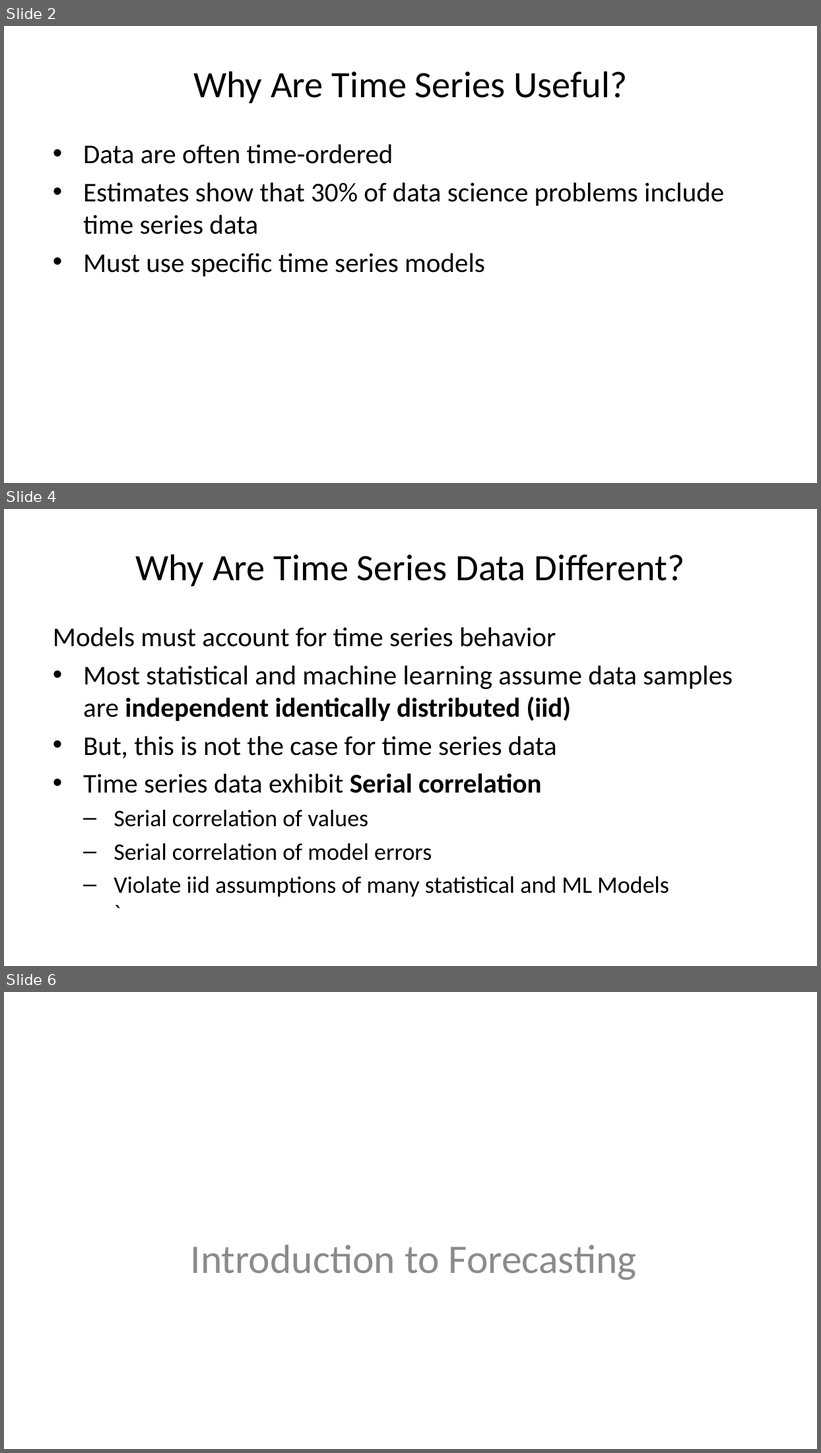
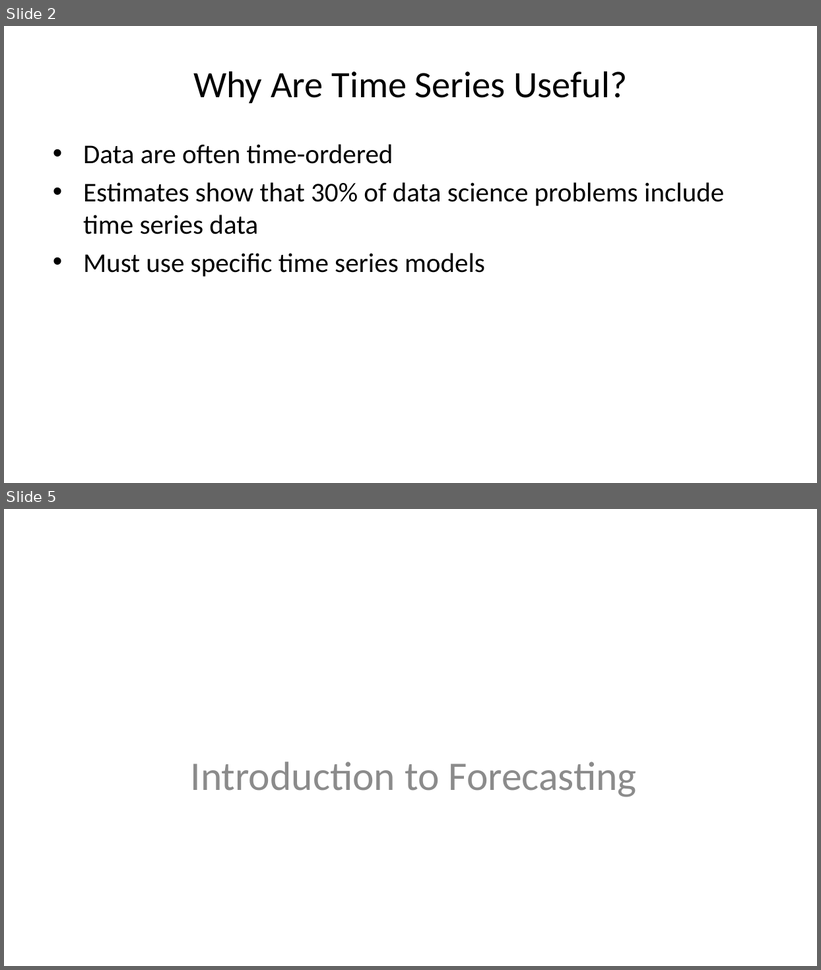
Before and after one commit to StephenElston/CSCI-E-83, a slide deck: LectureSlides/13_BasicTimeSeriesModels.pptx. Shown one above the other, each under a label of ours: slides 2, 4 and 6 before the commit, slides 2 and 5 after it; the slides between them are not shown. The pictures are 821x1453 and 821x970 pixels, drawn with LibreOffice and Linux fonts; fonts in the diff are those of the drawing. Boxes give left, top, right and bottom in pixels: in the first picture for what was removed or moved away, otherwise in the second. Text is boxed around its words. In the diff, an @@ line names an element or a change of style, - is before the commit and + after.

```diff
--- a/LectureSlides/13_BasicTimeSeriesModels.pptx
+++ b/LectureSlides/13_BasicTimeSeriesModels.pptx
@@ slide 4 removed at bbox=[4, 509, 817, 966], background #FFFFFF @@
@@ title removed at bbox=[135, 554, 685, 586] @@
-Why Are Time Series Data Different?
@@ text removed at bbox=[53, 627, 733, 897] @@
-Models must account for time series behavior
-• Most statistical and machine learning assume data samples are independent identically distributed (iid)
-• But, this is not the case for time series data
-• Time series data exhibit Serial correlation
-  – Serial correlation of values
-  – Serial correlation of model errors
-  – Violate iid assumptions of many statistical and ML Models
-    `
@@ what was slide 6 is now slide 5 @@
```
Also in this commit, not shown: 9 slides changed, 3 slides added, 1 other slide removed.
